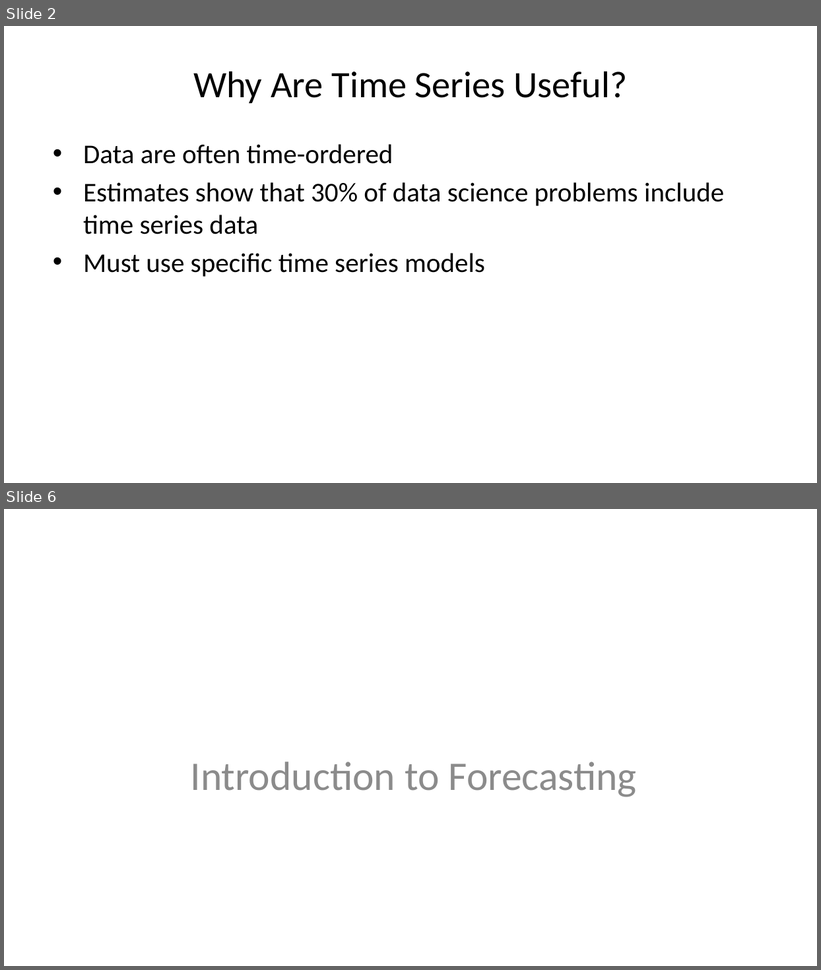
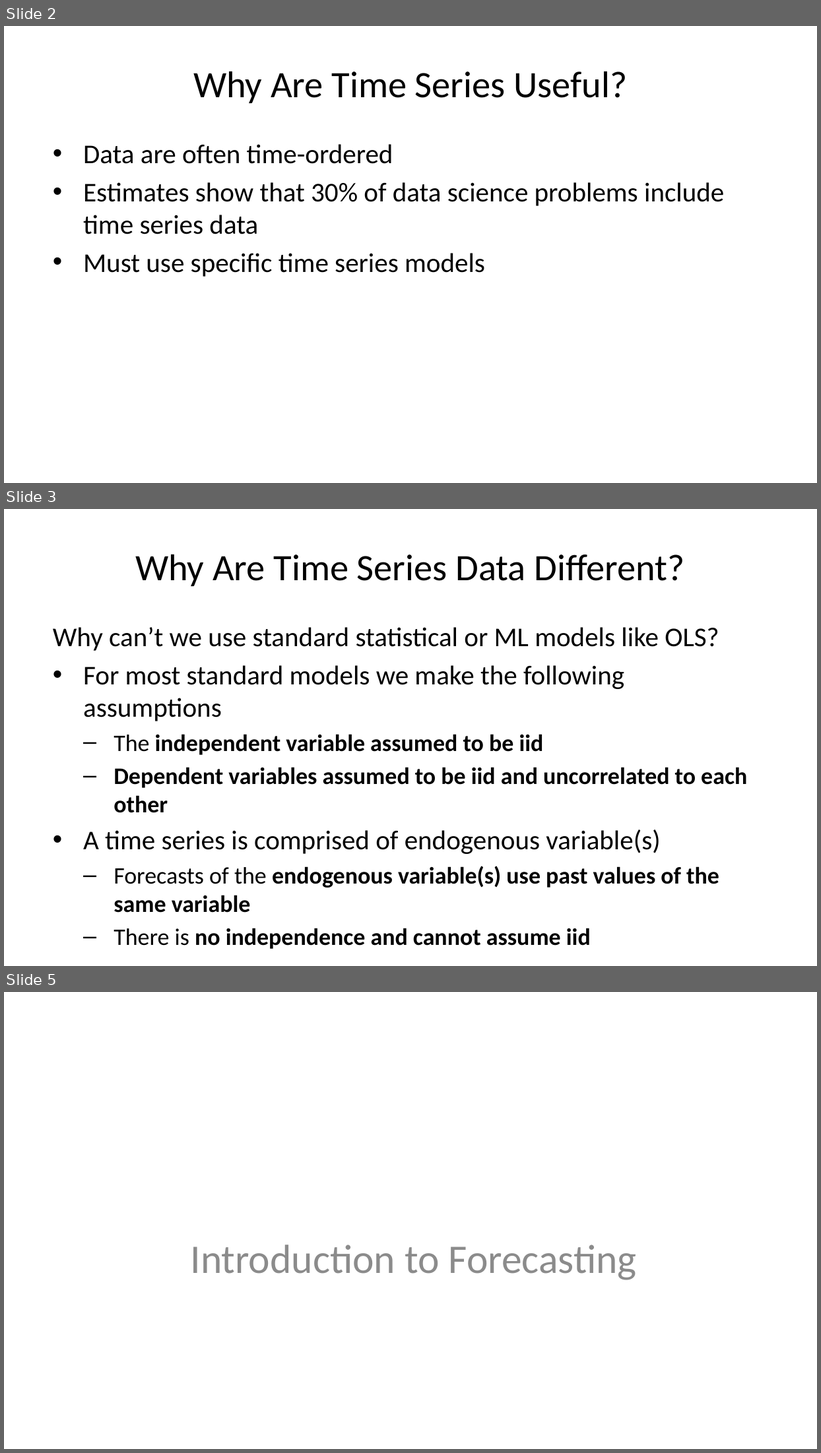
Before and after one commit to StephenElston/CSCI-E-83, a slide deck: LectureSlides/13_BasicTimeSeriesModels.pptx. Shown one above the other, each under a label of ours: slides 2 and 6 before the commit, slides 2, 3 and 5 after it; the slides between them are not shown. The pictures are 821x970 and 821x1453 pixels, drawn with LibreOffice and Linux fonts; fonts in the diff are those of the drawing. Boxes give left, top, right and bottom in pixels: in the first picture for what was removed or moved away, otherwise in the second. Text is boxed around its words. In the diff, an @@ line names an element or a change of style, - is before the commit and + after.

```diff
--- a/LectureSlides/13_BasicTimeSeriesModels.pptx
+++ b/LectureSlides/13_BasicTimeSeriesModels.pptx
@@ slide 3 added at bbox=[4, 509, 817, 966], background #FFFFFF @@
@@ title added at bbox=[135, 554, 685, 586], 33 pt, text #000000 @@
+Why Are Time Series Data Different?
@@ text added at bbox=[53, 627, 747, 949], 21 pt, text #000000, bold @@
+Why can’t we use standard statistical or ML models like OLS?
+• For most standard models we make the following assumptions
+  – The independent variable assumed to be iid
+  – Dependent variables assumed to be iid and uncorrelated to each other
+• A time series is comprised of endogenous variable(s)
+  – Forecasts of the endogenous variable(s) use past values of the same variable
+  – There is no independence and cannot assume iid
@@ what was slide 6 is now slide 5 @@
```
Also in this commit, not shown: 9 slides changed, 2 other slides added, 2 slides removed.
